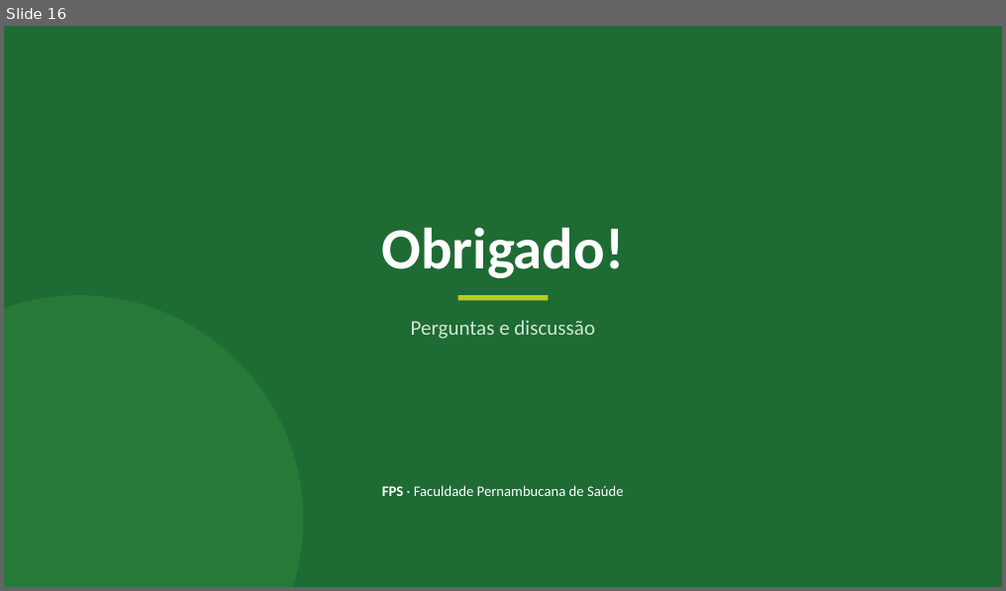
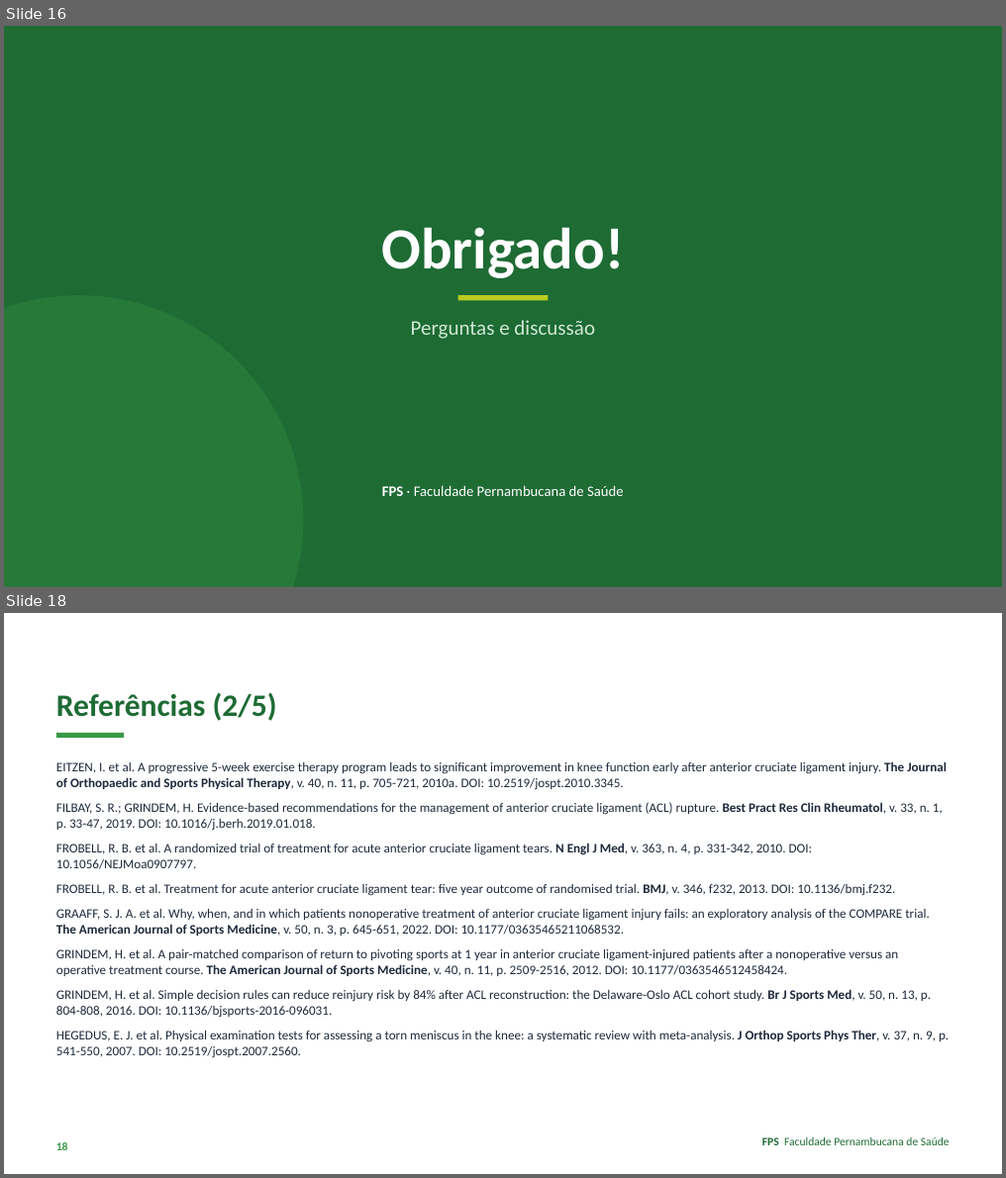
Before and after one commit to Institutomoraisandrade/CRM, a slide deck: trabalho-fps/trabalhos/2026-11-09-caso04-lca-lcm/apresentacao.pptx. Shown one above the other, each under a label of ours: slide 16 before the commit, slides 16 and 18 after it; the slides between them are not shown. The pictures are 1006x591 and 1006x1178 pixels, drawn with LibreOffice and Linux fonts; fonts in the diff are those of the drawing. Boxes give left, top, right and bottom in pixels: in the first picture for what was removed or moved away, otherwise in the second. Text is boxed around its words. In the diff, an @@ line names an element or a change of style, - is before the commit and + after.

```diff
--- a/trabalho-fps/trabalhos/2026-11-09-caso04-lca-lcm/apresentacao.pptx
+++ b/trabalho-fps/trabalhos/2026-11-09-caso04-lca-lcm/apresentacao.pptx
@@ slide 18 added at (4, 613, 1002, 1174), background #FFFFFF @@
@@ text added at (56, 693, 277, 721), 30 pt, text #1E6B34, bold @@
+Referências (2/5)
@@ rectangle added at (56, 733, 124, 738), fill #3A9A47 @@
@@ text added at (56, 761, 948, 1058), 12.5 pt, text #1E293B @@
+EITZEN, I. et al. A progressive 5-week exercise therapy program leads to significant improvement in knee function early after anterior cruciate ligament injury. The Journal of Orthopaedic and Sports Physical Therapy, v. 40, n. 11, p. 705-721, 2010a. DOI: 10.2519/jospt.2010.3345.
+FILBAY, S. R.; GRINDEM, H. Evidence-based recommendations for the management of anterior cruciate ligament (ACL) rupture. Best Pract Res Clin Rheumatol, v. 33, n. 1, p. 33-47, 2019. DOI: 10.1016/j.berh.2019.01.018.
+FROBELL, R. B. et al. A randomized trial of treatment for acute anterior cruciate ligament tears. N Engl J Med, v. 363, n. 4, p. 331-342, 2010. DOI: 10.1056/NEJMoa0907797.
+FROBELL, R. B. et al. Treatment for acute anterior cruciate ligament tear: five year outcome of randomised trial. BMJ, v. 346, f232, 2013. DOI: 10.1136/bmj.f232.
+GRAAFF, S. J. A. et al. Why, when, and in which patients nonoperative treatment of anterior cruciate ligament injury fails: an exploratory analysis of the COMPARE trial. The American Journal of Sports Medicine, v. 50, n. 3, p. 645-651, 2022. DOI: 10.1177/03635465211068532.
+GRINDEM, H. et al. A pair-matched comparison of return to pivoting sports at 1 year in anterior cruciate ligament-injured patients after a nonoperative versus an operative treatment course. The American Journal of Sports Medicine, v. 40, n. 11, p. 2509-2516, 2012. DOI: 10.1177/0363546512458424.
+GRINDEM, H. et al. Simple decision rules can reduce reinjury risk by 84% after ACL reconstruction: the Delaware-Oslo ACL cohort study. Br J Sports Med, v. 50, n. 13, p. 804-808, 2016. DOI: 10.1136/bjsports-2016-096031.
+HEGEDUS, E. J. et al. Physical examination tests for assessing a torn meniscus in the knee: a systematic review with meta-analysis. J Orthop Sports Phys Ther, v. 37, n. 9, p. 541-550, 2007. DOI: 10.2519/jospt.2007.2560.
@@ text added at (56, 1143, 68, 1151), 11 pt, text #3A9A47, bold @@
+18
@@ text added at (762, 1138, 949, 1146), 11 pt, text #1E6B34 @@
+FPS Faculdade Pernambucana de Saúde
```
Also in this commit, not shown: 12 slides changed, 8 other files.
